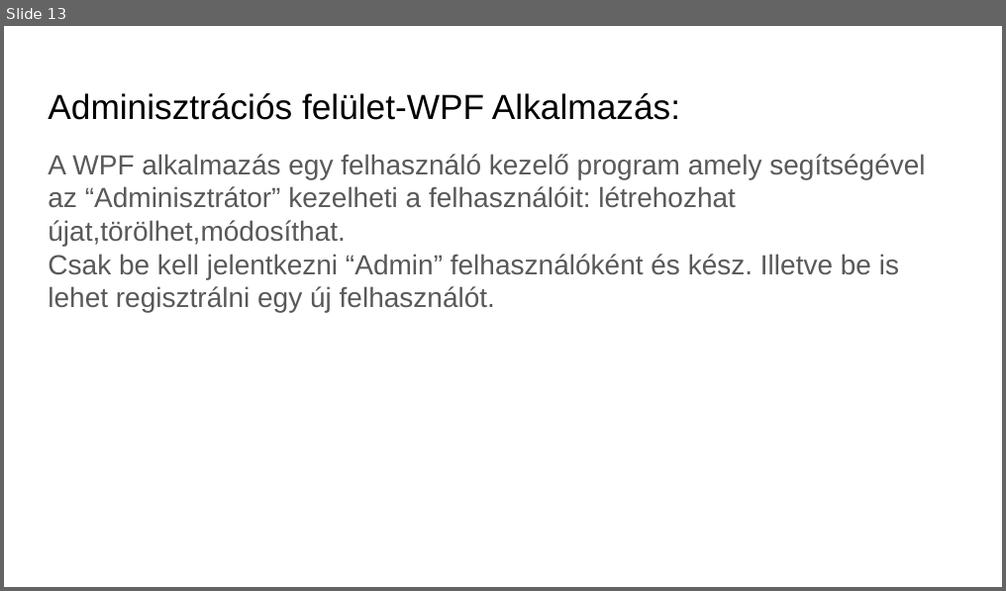
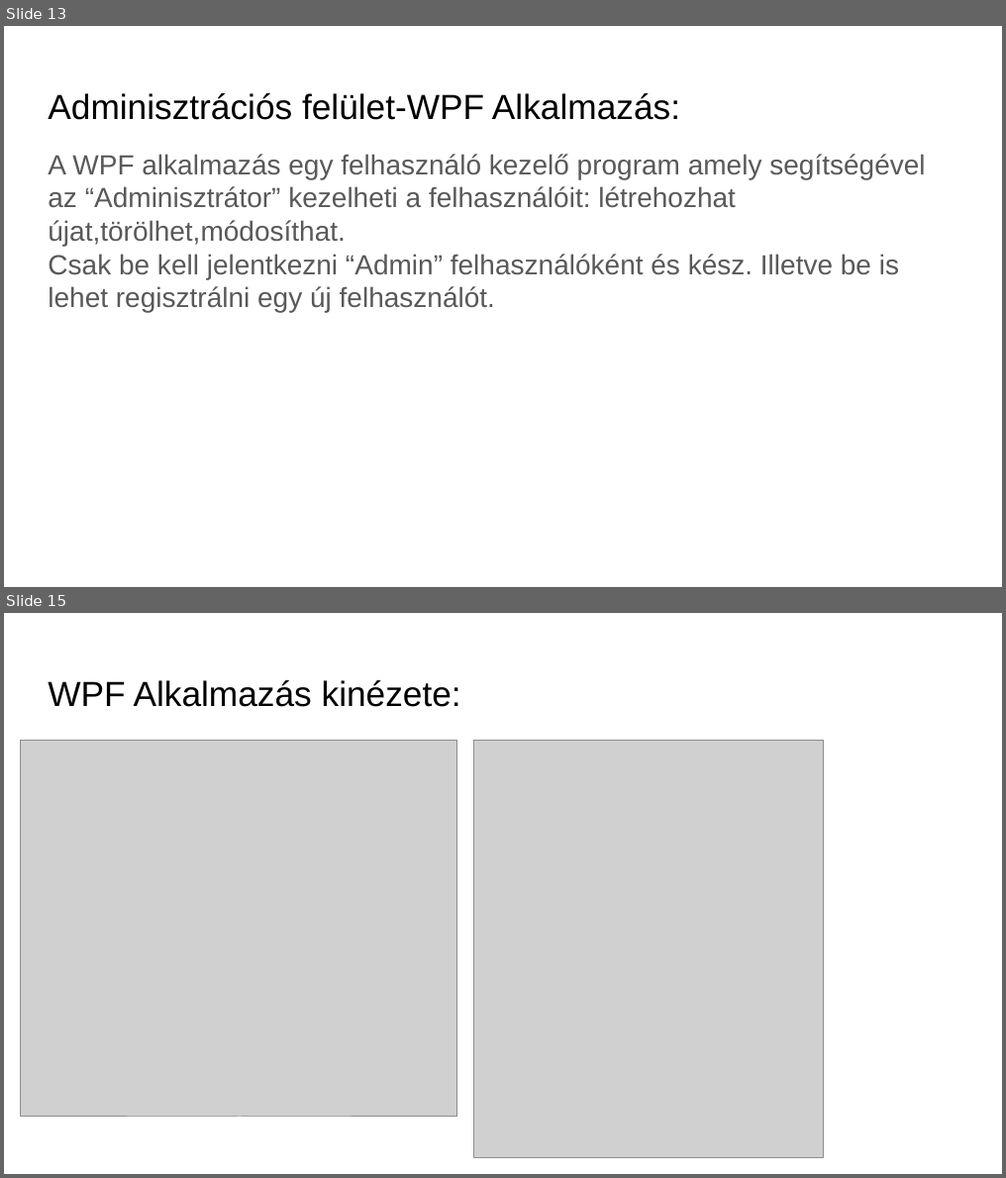
Before and after one commit to kirschg/Etelfutar, a slide deck: etelfutar_ppt_uj.pptx. Shown one above the other, each under a label of ours: slide 13 before the commit, slides 13 and 15 after it; the slides between them are not shown. The pictures are 1006x591 and 1006x1178 pixels, drawn with LibreOffice and Linux fonts; fonts in the diff are those of the drawing; grey boxes stand for pictures; background and template pictures are left out. Boxes give left, top, right and bottom in pixels: in the first picture for what was removed or moved away, otherwise in the second. Text is boxed around its words. In the diff, an @@ line names an element or a change of style, - is before the commit and + after.

Commit message:
ppt frissítve

```diff
--- a/etelfutar_ppt_uj.pptx
+++ b/etelfutar_ppt_uj.pptx
@@ slide 15 added at box(4, 613, 1002, 1174), background picture (left out) @@
@@ title added at box(48, 680, 461, 707), 25.2 pt, text #000000 @@
+WPF Alkalmazás kinézete:
@@ picture added at box(21, 741, 458, 1117) @@
@@ picture added at box(474, 741, 824, 1157) @@
```
